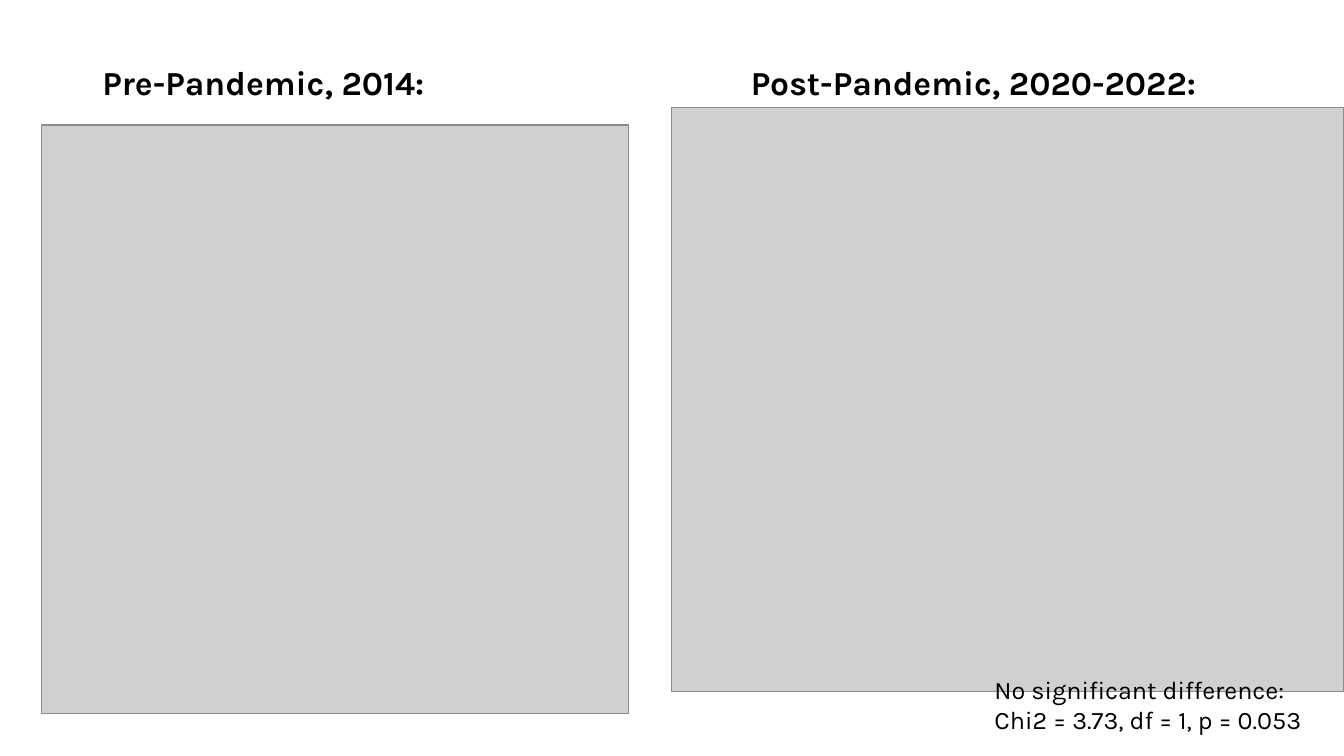
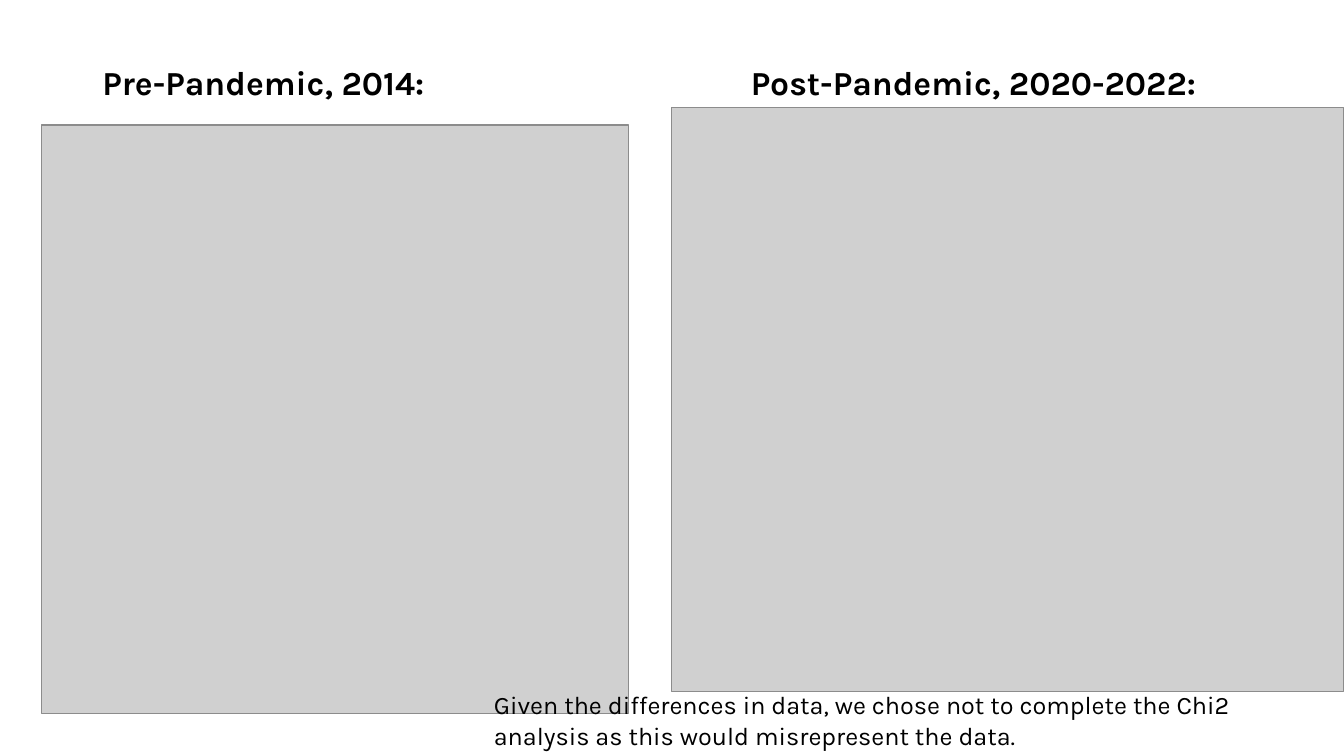
Before and after one commit to K-G-Witt/project1-team4, a slide deck: slide 14 of Initial Presentation.pptx (slide 13 before the commit). Drawn at 1344x756 pixels with LibreOffice and Linux fonts; fonts in the diff are those of the drawing; grey boxes stand for pictures. Boxes give left, top, right and bottom in pixels: in the first picture for what was removed or moved away, otherwise in the second. Text is boxed around its words. In the diff, an @@ line names an element or a change of style, - is before the commit and + after.

```diff
--- a/Initial Presentation.pptx
+++ b/Initial Presentation.pptx
@@ text at (494,692,1230,751): text changed @@
-No significant difference:
-Chi2 = 3.73, df = 1, p = 0.053
+Given the differences in data, we chose not to complete the Chi2
+analysis as this would misrepresent the data.
```
Also in this commit, not shown: 5 other slides changed, 9 slides added, 5 slides removed, 1 other file.
